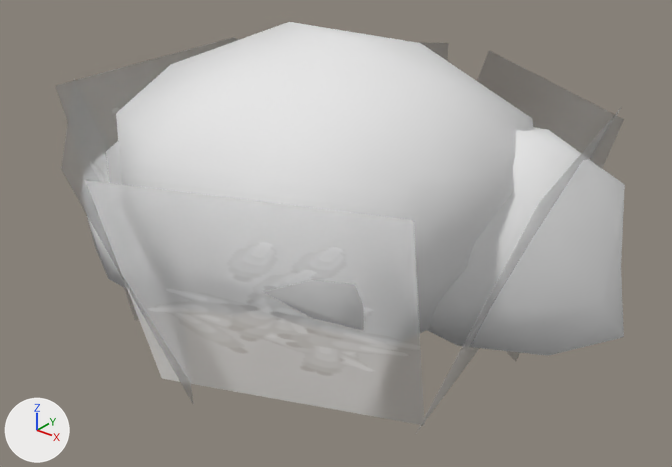
The FBX model Assets/Dravio/Environment/Models/SM_ENV_Shrub_Round.fbx as it was, and as the next commit left it.
One viewpoint serves both versions: a 50 mm lens placed at (1.678, -2.058, 1.608), pointed at (0.06, -0.035, 0.354). Arrows for +X, +Y and +Z are at lower left; the lights stay in place. The first picture is the older version. Where no turn or scale is listed for an object, it has been applied to the vertices.

In view in the first picture: 'SM_ENV_Shrub_Round'.
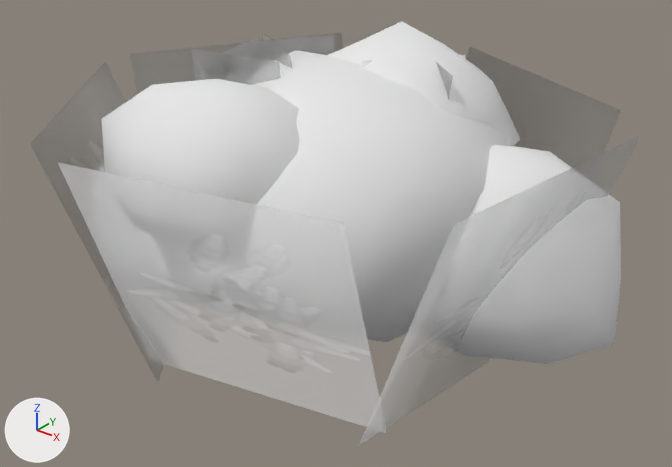
Edits to the bpy script that builds the scene:
```text
Change me_sm_env_shrub_round:
    verts and faces of me_sm_env_shrub_round; kept vertices keep their numbers, new ones are numbered from 150
    remove me_sm_env_shrub_round.from_pydata(...)  # 150 vertices, 246 faces; spans x -0.87..0.91, y -0.82..0.83, z 0.0..0.96
    add me_sm_env_shrub_round.from_pydata(...)  # 254 vertices, 411 faces; spans x -0.89..0.9, y -0.79..0.83, z 0.0..0.95
    me_sm_env_shrub_round part 1: the loose piece of 42 vertices spanning x -0.87..0.09, y -0.51..0.23, z 0.18..0.65 is scaled about its middle by (0.929, 0.953, 0.977), then moved by (-0.04, 0.03, -0.03)
    me_sm_env_shrub_round part 2: the loose piece of 42 vertices spanning x -0.68..0.65, y -0.58..0.58, z 0.25..0.96 is rebuilt with 42 vertices and now spans x -0.6..0.58, y -0.54..0.53, z 0.22..0.87
    me_sm_env_shrub_round part 3: the loose piece of 42 vertices spanning x -0.01..0.91, y -0.24..0.58, z 0.2..0.74 is rebuilt with 42 vertices and now spans x 0.07..0.9, y -0.23..0.54, z 0.18..0.68
    me_sm_env_shrub_round part 4: the loose piece of 4 vertices spanning x -0.08..0.75, y 0.17..0.83, z 0.0..0.75 is rebuilt with 4 vertices and now spans x -0.13..0.71, y 0.23..0.83, z 0.0..0.75
    me_sm_env_shrub_round part 5: the loose piece of 4 vertices spanning x -0.77..0.05, y 0.15..0.82, z 0.0..0.75 is rebuilt with 4 vertices and now spans x -0.89..-0.26, y -0.13..0.7, z 0.0..0.75
    me_sm_env_shrub_round part 6: the loose piece of 4 vertices spanning x -0.8..-0.01, y -0.81..-0.09, z 0.0..0.75 is rebuilt with 4 vertices and now spans x -0.87..-0.17, y -0.76..0.05, z 0.0..0.75
    me_sm_env_shrub_round part 7: the loose piece of 4 vertices spanning x -0.18..0.66, y -0.82..-0.27, z 0.0..0.75 is rebuilt with 4 vertices and now spans x -0.29..0.55, y -0.79..-0.36, z 0.0..0.75
    me_sm_env_shrub_round part 8: the loose piece of 4 vertices spanning x 0.42..0.83, y -0.32..0.52, z 0.0..0.75 is rebuilt with 4 vertices and now spans x 0.47..0.84, y -0.48..0.34, z 0.0..0.75
    me_sm_env_shrub_round part 9: a new loose piece of 42 vertices spanning x -0.31..0.43, y -0.03..0.65, z 0.48..0.95, in mat_env_props
    me_sm_env_shrub_round part 10: a new loose piece of 42 vertices spanning x -0.49..0.2, y -0.64..-0.02, z 0.47..0.87, in mat_env_props
    me_sm_env_shrub_round part 11: the loose piece of 4 vertices spanning x -0.78..-0.5, y -0.4..0.4, z 0.0..0.75 is deleted
    me_sm_env_shrub_round part 12
    add verts[150] = (-0.12, 0.05, 0.45)
    add verts[151] = (-0.39, 0.22, 0.45)
    add verts[152] = (-0.42, 0.17, 0.87)  # pixel (262, 32)
    add verts[153] = (-0.15, 0.0, 0.87)  # pixel (290, 56)
    add verts[154] = (-0.17, 0.27, 0.45)
    add verts[155] = (-0.34, 0.0, 0.45)
    add verts[156] = (-0.38, 0.02, 0.87)  # pixel (237, 42)
    add verts[157] = (-0.21, 0.29, 0.87)  # pixel (333, 34)
    add verts[158] = (0.09, 0.07, 0.45)
    add verts[159] = (0.29, 0.32, 0.45)
    add verts[160] = (0.25, 0.35, 0.87)  # pixel (465, 54)
    add verts[161] = (0.05, 0.1, 0.87)  # pixel (362, 60)
    add verts[162] = (0.31, 0.09, 0.45)
    add verts[163] = (0.07, 0.29, 0.45)
    add verts[164] = (0.1, 0.33, 0.87)
    add verts[165] = (0.35, 0.13, 0.87)  # pixel (452, 76)
    add verts[166] = (-0.14, -0.02, 0.45)
    add verts[167] = (-0.45, -0.07, 0.45)
    add verts[168] = (-0.44, -0.12, 0.87)  # pixel (191, 48)
    add verts[169] = (-0.13, -0.06, 0.87)  # pixel (279, 62)
    add verts[170] = (-0.32, 0.12, 0.45)
    add verts[171] = (-0.27, -0.2, 0.45)
    add verts[172] = (-0.32, -0.21, 0.87)  # pixel (198, 61)
    add verts[173] = (-0.37, 0.11, 0.87)  # pixel (258, 38)
    add faces += [(150, 151, 152, 153), (154, 155, 156, 157), (158, 159, 160, 161), (162, 163, 164, 165), (166, 167, 168, 169), (170, 171, 172, 173)]  # mat_env_foliage
```

Location of each change, [x1, y1, x2, y2] in pixels of the pictures (672 x 467 px; the box of a moved part takes in the faces that stretch with it):
'SM_ENV_Shrub_Round', reshaped (7% wider): before [55, 22, 625, 432]; after [31, 21, 641, 445]
part 1 of me_sm_env_shrub_round, moved or reshaped (mostly hidden): before [85, 141, 243, 315]; after [100, 164, 196, 306]
part 2 of me_sm_env_shrub_round, rebuilt: before [116, 22, 533, 342]; after [173, 50, 508, 342]
part 3 of me_sm_env_shrub_round, rebuilt: before [427, 127, 625, 356]; after [411, 145, 621, 364]
part 4 of me_sm_env_shrub_round, rebuilt: before [477, 51, 624, 361]; after [466, 47, 621, 168]
part 5 of me_sm_env_shrub_round, rebuilt: before [231, 39, 448, 61]; after [130, 33, 343, 94]
part 6 of me_sm_env_shrub_round, rebuilt: before [61, 78, 194, 405]; after [31, 62, 183, 382]
part 7 of me_sm_env_shrub_round, rebuilt (10% taller): before [85, 180, 425, 426]; after [57, 162, 387, 433]
part 8 of me_sm_env_shrub_round, rebuilt (37% wider): before [417, 107, 622, 432]; after [359, 136, 641, 445]
part 9 of me_sm_env_shrub_round, added: after [326, 21, 520, 146]
part 10 of me_sm_env_shrub_round, added: after [101, 79, 300, 253]
part 11 of me_sm_env_shrub_round, deleted: before [55, 37, 236, 321]
part 12 of me_sm_env_shrub_round, added: after [191, 32, 465, 100]
